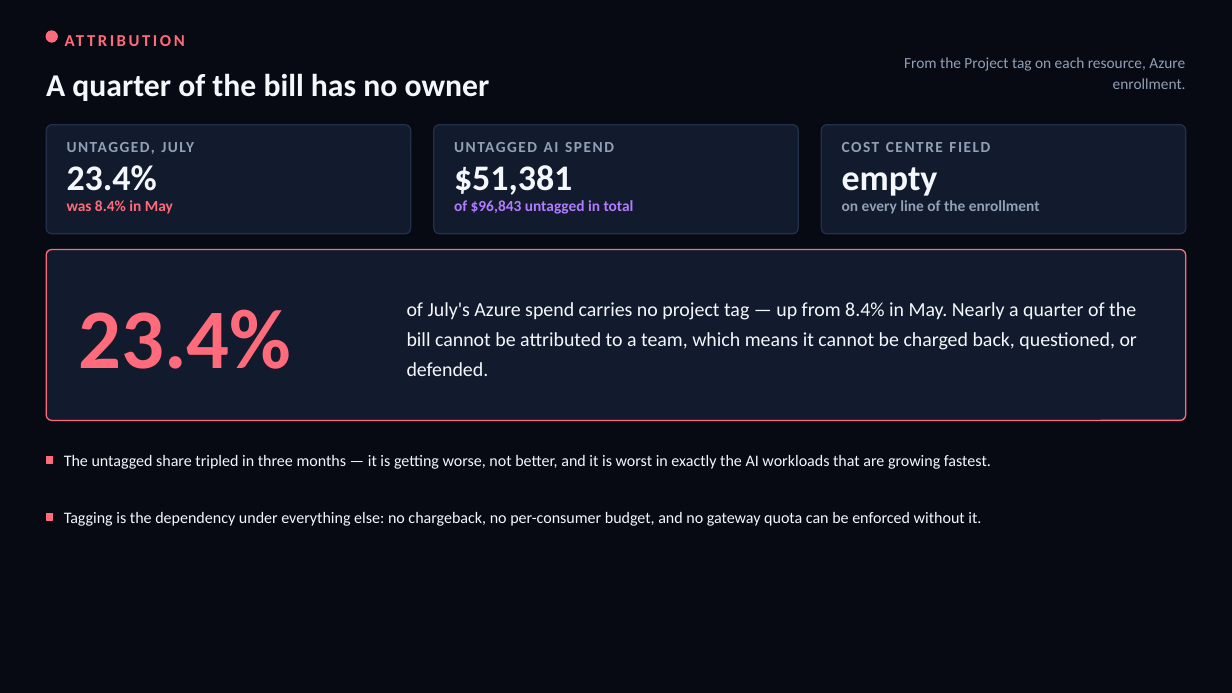
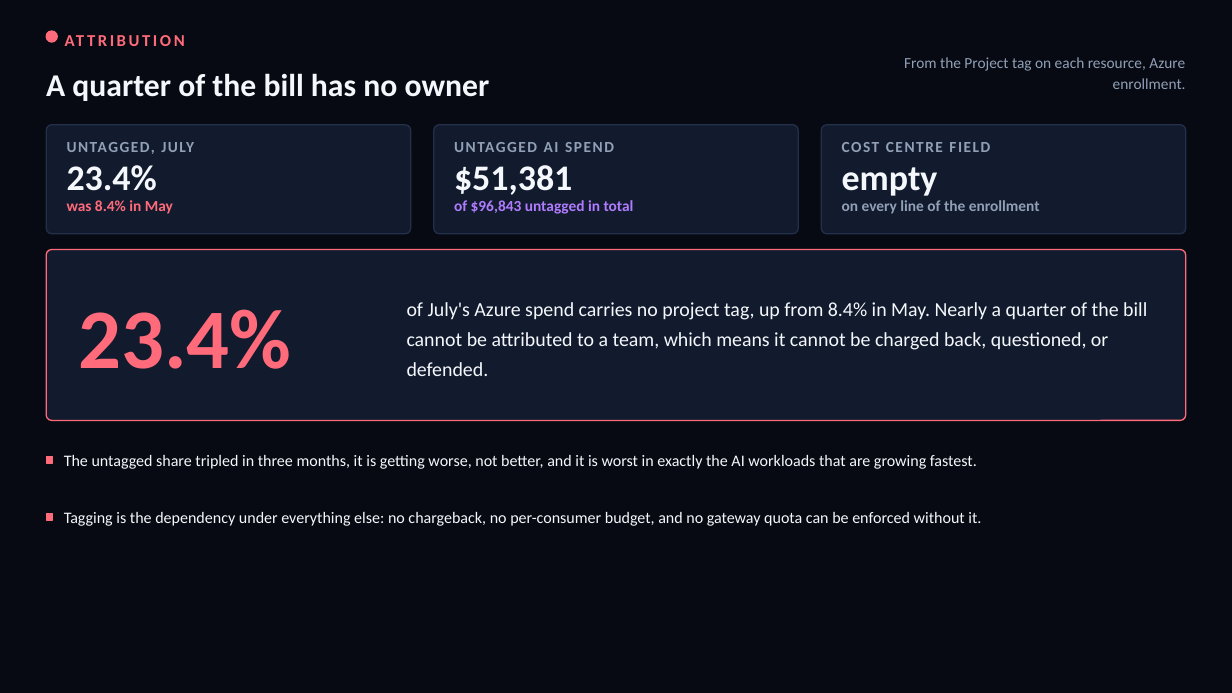
Before and after one commit to arielga5-code/Finops, a slide deck: slide 15 of deck/Harel_Cloud_Cost_CIO_v34.pptx. Drawn at 1232x693 pixels with LibreOffice and Linux fonts; fonts in the diff are those of the drawing. Boxes give left, top, right and bottom in pixels: in the first picture for what was removed or moved away, otherwise in the second. Text is boxed around its words. In the diff, an @@ line names an element or a change of style, - is before the commit and + after.

```diff
--- a/deck/Harel_Cloud_Cost_CIO_v34.pptx
+++ b/deck/Harel_Cloud_Cost_CIO_v34.pptx
@@ text at <box>407,302,1147,376</box>: text changed @@
-of July's Azure spend carries no project tag — up from 8.4% in May. Nearly a quarter of the bill cannot be attributed to a team, which means it cannot be charged back, questioned, or defended.
+of July's Azure spend carries no project tag, up from 8.4% in May. Nearly a quarter of the bill cannot be attributed to a team, which means it cannot be charged back, questioned, or defended.
@@ text at <box>64,455,977,469</box>: text changed @@
-The untagged share tripled in three months — it is getting worse, not better, and it is worst in exactly the AI workloads that are growing fastest.
+The untagged share tripled in three months, it is getting worse, not better, and it is worst in exactly the AI workloads that are growing fastest.
```
Also in this commit, not shown: 32 other slides changed, 11 other files.
